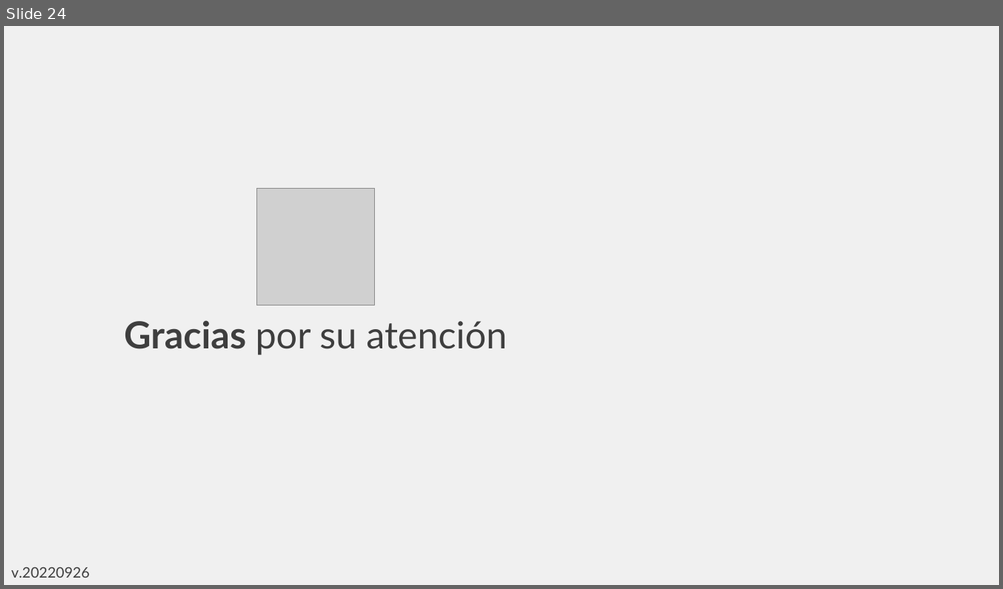
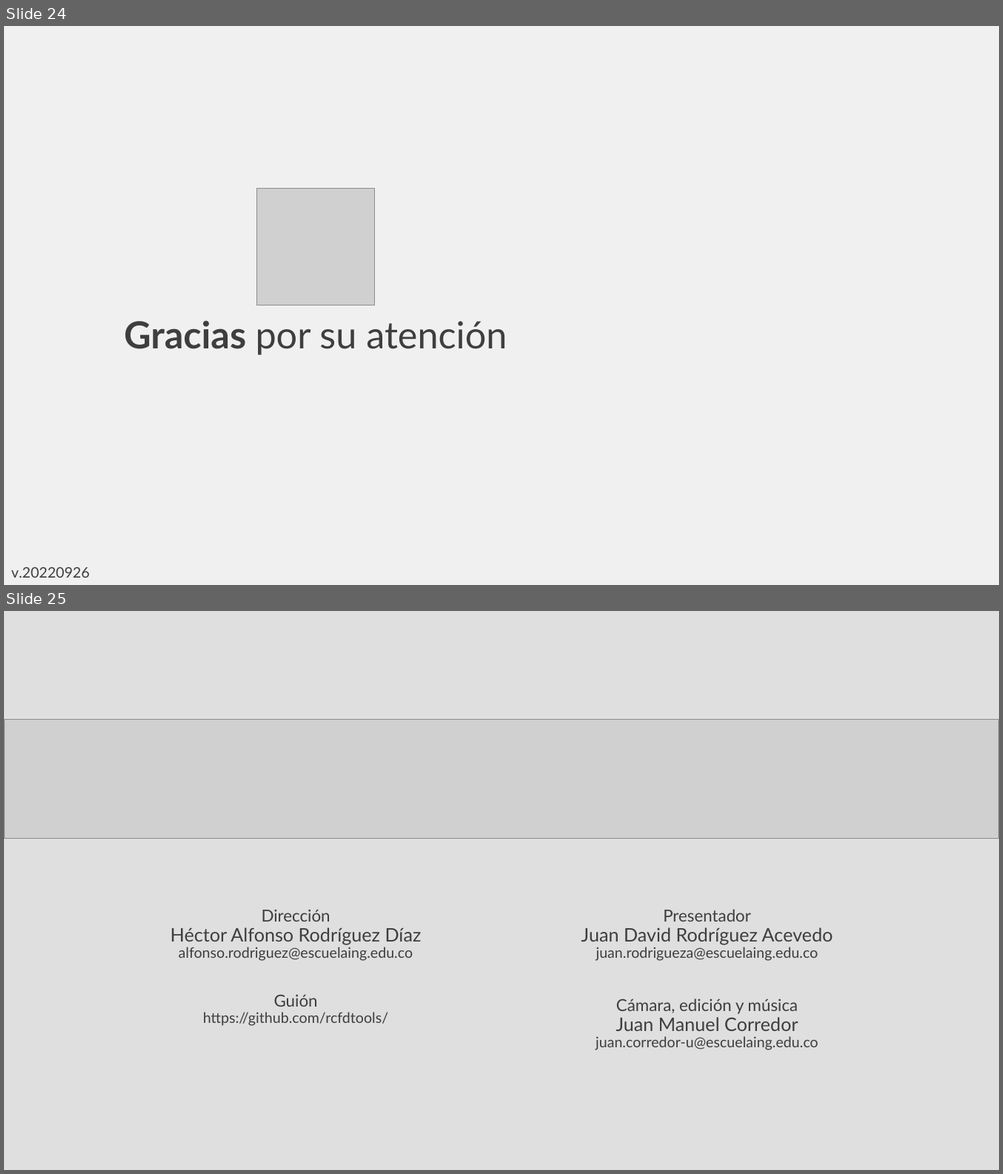
Before and after one commit to rcfdtools/R.TeachingResearchGuide, a slide deck: Section01/Section01.pptx. Shown one above the other, each under a label of ours: slide 24 before the commit, slides 24 and 25 after it. The pictures are 1003x589 and 1003x1174 pixels, drawn with LibreOffice and Linux fonts; fonts in the diff are those of the drawing; grey boxes stand for pictures. Boxes give left, top, right and bottom in pixels: in the first picture for what was removed or moved away, otherwise in the second. Text is boxed around its words. In the diff, an @@ line names an element or a change of style, - is before the commit and + after.

```diff
--- a/Section01/Section01.pptx
+++ b/Section01/Section01.pptx
@@ slide 25 added at (4,611,999,1170), background #DFDFDF @@
@@ picture added at (4,719,999,839) @@
@@ text added at (170,909,421,1026), 14 pt, text #3E3E3E @@
+Dirección
+Héctor Alfonso Rodríguez Díaz
+alfonso.rodriguez@escuelaing.edu.co
+Guión
+https://github.com/rcfdtools/
@@ text added at (581,909,833,1051), 14 pt, text #3E3E3E @@
+Presentador
+Juan David Rodríguez Acevedo
+juan.rodrigueza@escuelaing.edu.co
+Cámara, edición y música
+Juan Manuel Corredor
+juan.corredor-u@escuelaing.edu.co
```
Also in this commit, not shown: 3 other files.
